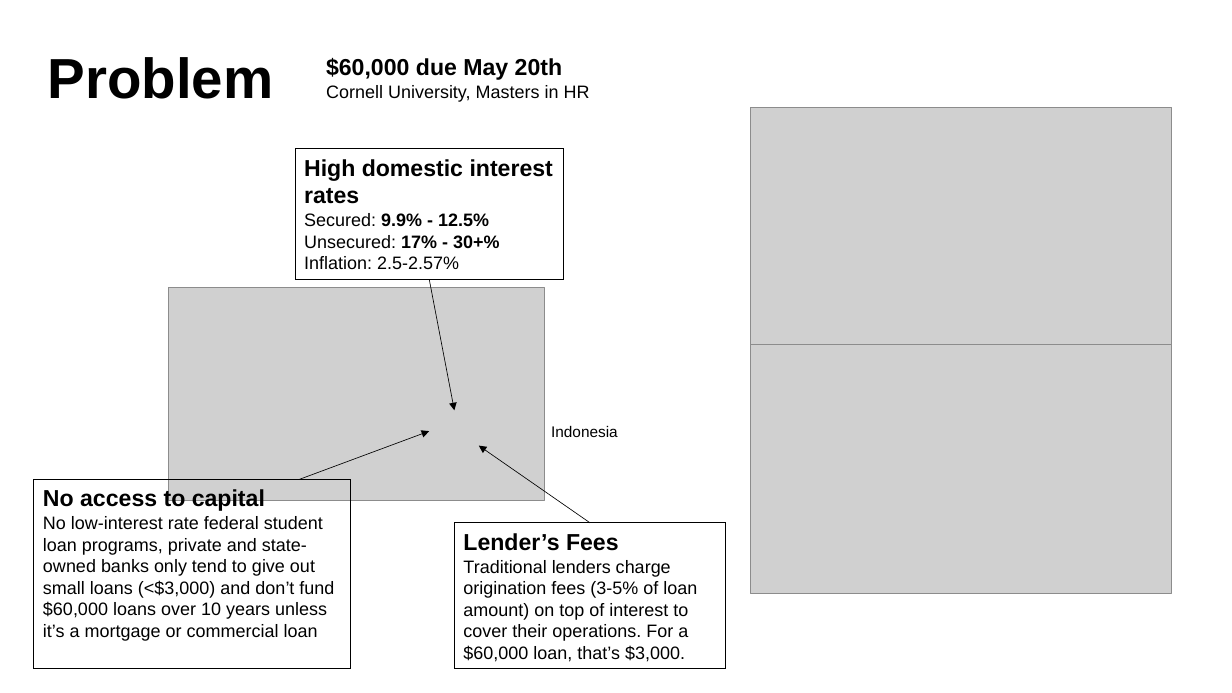
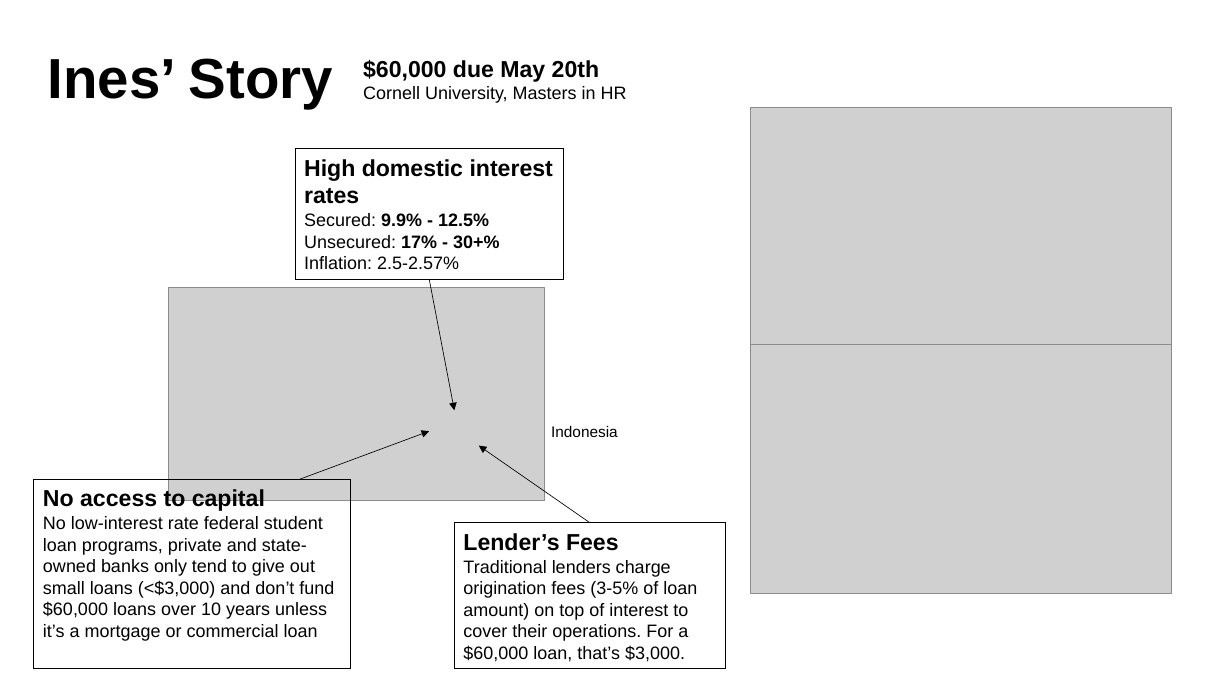
Before and after one commit to enabledao/enable, a slide deck: slide 6 of presentation/presentation.pptx (slide 4 before the commit). Drawn at 1232x693 pixels with LibreOffice and Linux fonts; fonts in the diff are those of the drawing; grey boxes stand for pictures. Boxes give left, top, right and bottom in pixels: in the first picture for what was removed or moved away, otherwise in the second. Text is boxed around its words. In the diff, an @@ line names an element or a change of style, - is before the commit and + after.

```diff
--- a/presentation/presentation.pptx
+++ b/presentation/presentation.pptx
@@ title at bbox=[48, 58, 333, 109]: text changed @@
-Problem
+Ines’ Story
@@ text "$60,000 due May 20th Cornell ...": place and size @@
-text "$60,000 due May 20th Cornell ..." at bbox=[326, 58, 590, 102]
+text "$60,000 due May 20th Cornell ..." at bbox=[363, 60, 627, 103]
```
Also in this commit, not shown: 9 other slides changed, 6 slides added, 1 slide removed.
